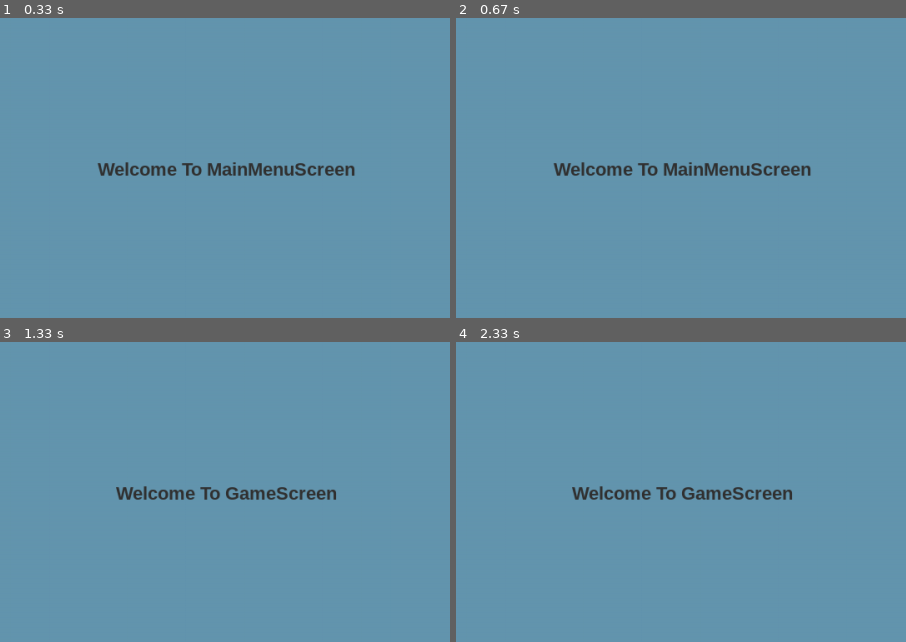
Above: before the commit, frames 1-4 (two rows, left to right).
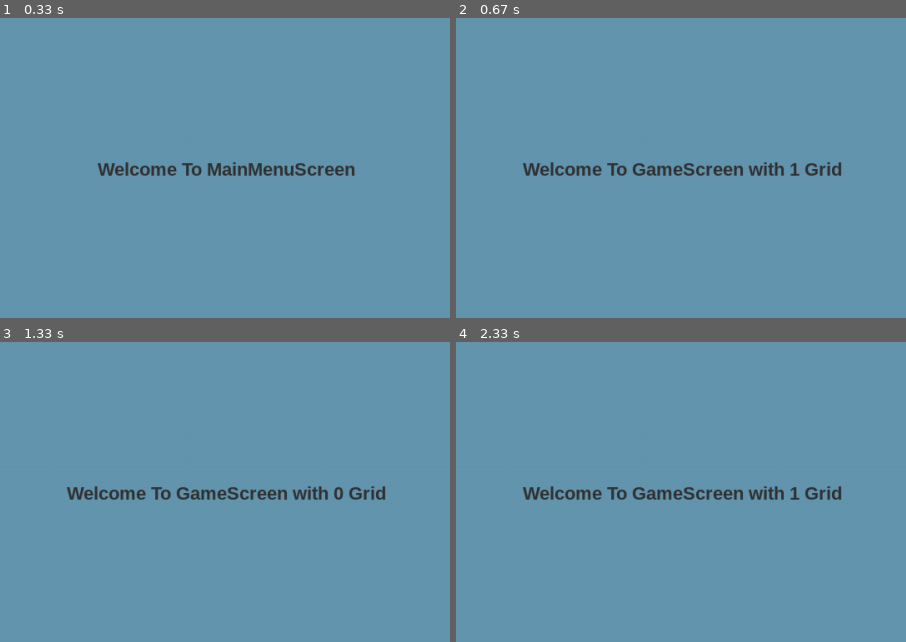
Above: after the commit, the same moments.

Repository: CoDen256/TicTacToe
Game: pygame game, started from app/TicTacToe.py
The game is run twice, just before and just after one commit, with the same random seed, the same clock (stepped at 60 frames per second) and the same inputs.
Inputs:
- Up to frame 1 (0.33 s): no input
- Up to frame 2 (0.67 s): tap 1 at 0.33 s
- Up to frame 3 (1.33 s): tap Space at 0.67 s; tap 0 at 1 s
- Up to frame 4 (2.33 s): tap Space at 1.4, 1.7 s; tap 1 at 2.17 s
The pictures show only the part of the screen within x 25-75%, y 25-75%; the shares and areas given below are measured in that part.

Frame 1 is identical in both runs. In frame 2, 1.9% of the frame differs, in the area x 14-86%, y 48-53%; in frame 3, 1.8%; in frame 4, 1.8%.

Commit message:
Grid, Player Interfaces added, small fixes

Diff:
--- a/app/TicTacToe.py
+++ b/app/TicTacToe.py
@@ -10,6 +10,7 @@
         self.window = pygame.display.set_mode(self.size)
         self.current_screen = None
         self.mainloop = None
+        self.type = None
 
         pygame.init()
 
@@ -27,13 +28,10 @@
             self.current_screen.render()
 
     def change_screen(self, screen):
-        self.quit()
+        self.mainloop = False
         self.run(screen)
 
     def quit(self):
-        self.mainloop = False
-
-    def quit_game(self):
         self.mainloop = False
         quit_game()
 
--- /dev/null
+++ b/app/grids/ExpandableGrid.py
@@ -0,0 +1,24 @@
+from grids.Grid import Grid
+
+
+class ExpandableGrid(Grid):
+    def __init__(self, w=100, h=100):
+        self.cells = [[-1 for i in range(w)] for j in range(h)]
+        self.width = w
+        self.height = h
+
+        self.scores = [0, 0]
+
+        self.scale = 4
+
+    def updateInput(self):
+        pass
+
+    def updateScore(self):
+        pass
+
+    def convert(self, position):
+        pass
+
+    def add(self, value, position):
+        pass
--- /dev/null
+++ b/app/grids/Grid.py
@@ -0,0 +1,25 @@
+from abc import ABCMeta, abstractmethod
+
+
+class Grid():
+    __metaclass__ = ABCMeta
+
+    @abstractmethod
+    def updateInput(self):
+        """ Updates input of user (zoom in/out, drag)"""
+        pass
+
+    @abstractmethod
+    def updateScore(self):
+        """ Updates score of each player """
+        pass
+
+    @abstractmethod
+    def convert(self, position):
+        """ Converts absolute position to grid position -> (x,y) """
+        pass
+
+    @abstractmethod
+    def add(self, value, position):
+        """ Adds an input to position (relative to grid) """
+        pass
--- /dev/null
+++ b/app/grids/StaticGrid.py
@@ -0,0 +1,24 @@
+from grids.Grid import Grid
+
+
+class StaticGrid(Grid):
+    def __init__(self, w=20, h=10):
+        self.cells = [[-1 for i in range(w)] for j in range(h)]
+        self.width = w
+        self.height = h
+
+        self.scores = [0, 0]
+
+        self.scale = 1
+
+    def updateInput(self):
+        pass
+
+    def updateScore(self):
+        pass
+
+    def convert(self, position):
+        pass
+
+    def add(self, value, position):
+        pass
--- /dev/null
+++ b/app/players/AIComponent.py
@@ -0,0 +1,13 @@
+class AIComponent():
+    def __init__(self):
+        pass
+
+    def update(self, grid):
+        # Если тебе нужны предыдущие ходы, то бери актуальные отсюда
+        # Вызывается каждый раз первым на ходе компьютера
+        pass
+
+    def compute_next_move():
+        # Вызывается каждый раз после update() на ходе компьютера
+        # На выходе итоговая координата x,y (относительно сетки, а не экрана)
+        pass
--- /dev/null
+++ b/app/players/Computer.py
@@ -0,0 +1,19 @@
+from players.Player import Player
+
+
+class Computer(Player):
+    def __init__(self, grid, id):
+        super(self, Player).__init__(grid, id)
+        self.ai_component = AIComponent()
+
+    def onTurn():
+        updateAI()
+
+        position = self.ai_component.compute_next_move()
+        self.makeMove(position)
+
+    def makeMove(position):
+        self.grid.add(position)
+
+    def updateAI(self):
+        self.ai_component.update(self.grid)
--- /dev/null
+++ b/app/players/Human.py
@@ -0,0 +1,15 @@
+from players.Player import Player
+
+
+class Human(Player):
+    def __init__(self, grid, id):
+        super(self, Player).__init__(grid, id)
+
+    def onTurn():
+        pass
+
+    def makeMove(position):
+        pass
+
+    def handleInput():
+        pass
--- /dev/null
+++ b/app/players/Player.py
@@ -0,0 +1,18 @@
+from abc import ABCMeta, abstractmethod
+
+
+class Player:
+
+    def __init__(self, grid, id):
+        self.grid = grid
+        self.id = id
+
+    @abstractmethod
+    def onTurn():
+        """ Methods that is called on each turn  -> bool"""
+        pass
+
+    @abstractmethod
+    def makeMove():
+        """ Methods that is called to make a move on a grid """
+        pass
--- a/app/screens/GameScreen.py
+++ b/app/screens/GameScreen.py
@@ -1,22 +1,29 @@
 import pygame
 from utils import *
+from grids.ExpandableGrid import ExpandableGrid
+from grids.StaticGrid import StaticGrid
 
 
 class GameScreen:
     def __init__(self, game):
         self.game = game
+        self.type = self.game.type
+        # type == 0 - Static
+        # type == 1 - Expandable
 
     def create(self):
         self.surface = pygame.Surface(self.game.size)
 
+        self.grid = [StaticGrid(), ExpandableGrid()][self.type]
+
     def handleInput(self):
         for e in pygame.event.get():
             if e.type == pygame.QUIT:
-                self.game.quit_game()
+                self.game.quit()
 
             if e.type == pygame.KEYDOWN:
                 if e.key == pygame.K_ESCAPE:
-                    self.game.quit_game()
+                    self.game.quit()
 
                 if e.key == pygame.K_SPACE:
                     self.game.change_screen("MainMenu")
@@ -28,7 +35,8 @@
         self.game.window.blit(self.surface, (0, 0))
         self.surface.fill((100, 150, 175))
 
-        toast(self.surface, "Welcome To GameScreen", 20, (50, 50, 50),
-              self.game.w/2, self.game.h/2)
+        toast(self.surface,
+              "Welcome To GameScreen with {} Grid".format(self.type),
+              20, (50, 50, 50), self.game.w/2, self.game.h/2)
 
         pygame.display.flip()
--- a/app/screens/MainMenuScreen.py
+++ b/app/screens/MainMenuScreen.py
@@ -5,6 +5,7 @@
 class MainMenuScreen:
     def __init__(self, game):
         self.game = game
+        self.game.type = None
 
     def create(self):
         self.surface = pygame.Surface(self.game.size)
@@ -12,13 +13,17 @@
     def handleInput(self):
         for e in pygame.event.get():
             if e.type == pygame.QUIT:
-                self.game.quit_game()
+                self.game.quit()
 
             if e.type == pygame.KEYDOWN:
                 if e.key == pygame.K_ESCAPE:
-                    self.game.quit_game()
+                    self.game.quit()
 
-                if e.key == pygame.K_SPACE:
+                if e.key == pygame.K_0:
+                    self.game.type = 0
+                    self.game.change_screen("Game")
+                if e.key == pygame.K_1:
+                    self.game.type = 1
                     self.game.change_screen("Game")
 
     def update(self):
Binary file added: photo_2019-04-29_12-32-48.jpg
